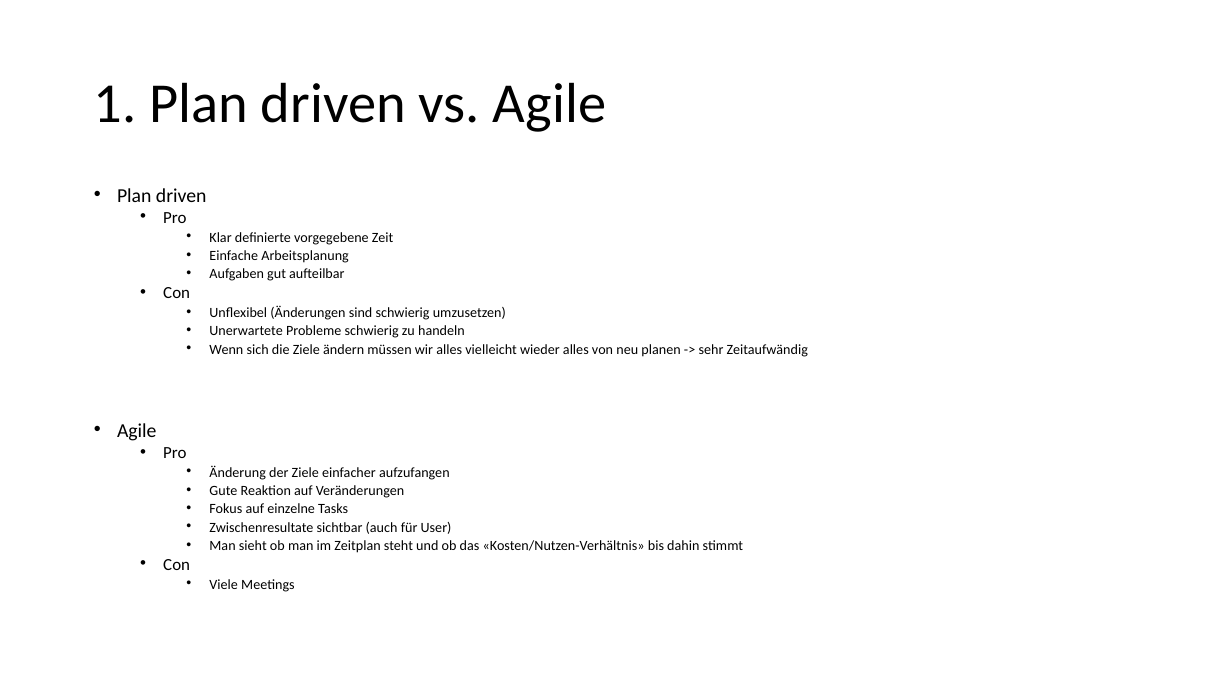
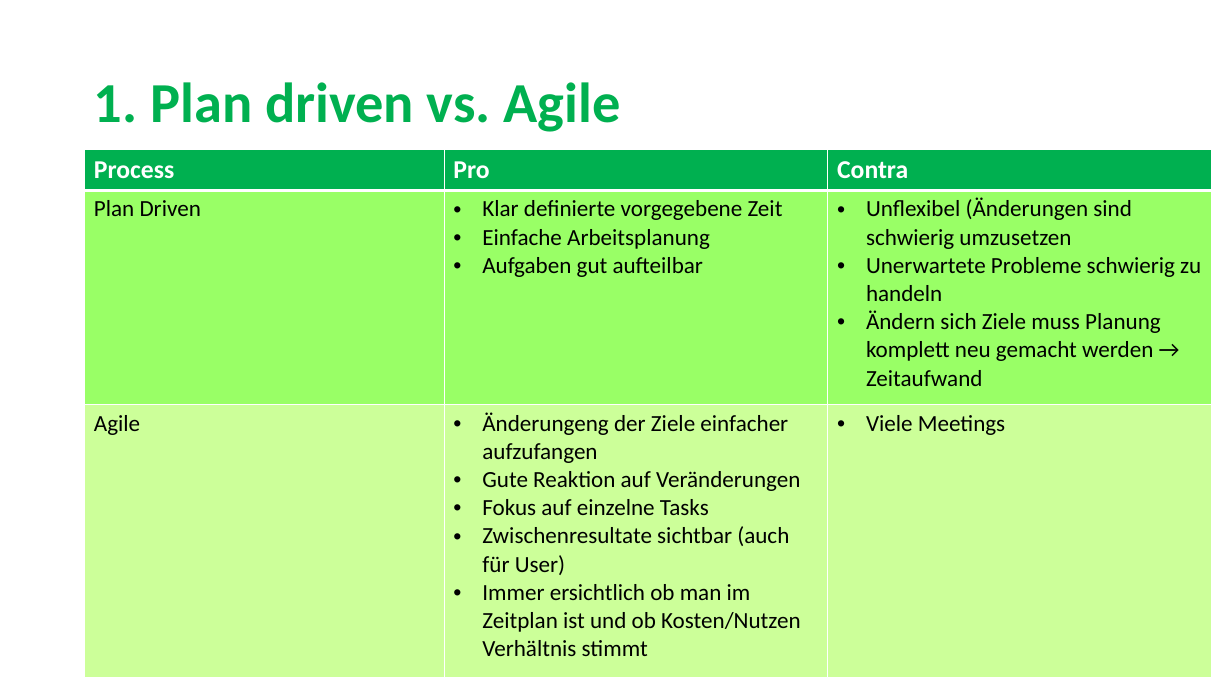
Before and after one commit to sarahmele/ch.bfh.btx8081.w2015.green, a slide deck: slide 3 of doc/task02/Task2.pptx (slide 2 before the commit). Drawn at 1232x693 pixels with LibreOffice and Linux fonts; fonts in the diff are those of the drawing. Boxes give left, top, right and bottom in pixels: in the first picture for what was removed or moved away, otherwise in the second. Text is boxed around its words. In the diff, an @@ line names an element or a change of style, - is before the commit and + after.

```diff
--- a/doc/task02/Task2.pptx
+++ b/doc/task02/Task2.pptx
@@ title "1. Plan driven vs. Agile" at (x1=94, y1=82, x2=621, y2=132): text colour #000000 to #00B050, bold on @@
@@ table added at (x1=85, y1=150, x2=1212, y2=677), 3 rows, 3 columns @@
+Process | Pro | Contra
+Plan Driven | Klar definierte vorgegebene Zeit / Einfache Arbeitsplanung / Aufgaben gut aufteilbar | Unflexibel (Änderungen sind schwierig umzusetzen / Unerwartete Probleme schwierig zu handeln / Ändern sich Ziele muss Planung komplett neu gemacht werden → Zeitaufwand
+Agile | Änderungeng der Ziele einfacher aufzufangen / Gute Reaktion auf Veränderungen / Fokus auf einzelne Tasks / Zwischenresultate sichtbar (auch für User) / Immer ersichtlich ob man im Zeitplan ist und ob Kosten/Nutzen Verhältnis stimmt | Viele Meetings
@@ text removed at (x1=117, y1=188, x2=808, y2=592) @@
-• Plan driven
-  • Pro
-    • Klar definierte vorgegebene Zeit
-    • Einfache Arbeitsplanung
-    • Aufgaben gut aufteilbar
-  • Con
-    • Unflexibel (Änderungen sind schwierig umzusetzen)
-    • Unerwartete Probleme schwierig zu handeln
-    • Wenn sich die Ziele ändern müssen wir alles vielleicht wieder alles von neu planen -> sehr Zeitaufwändig
-• Agile
-  • Pro
-    • Änderung der Ziele einfacher aufzufangen
-    • Gute Reaktion auf Veränderungen
-    • Fokus auf einzelne Tasks
-    • Zwischenresultate sichtbar (auch für User)
-    • Man sieht ob man im Zeitplan steht und ob das «Kosten/Nutzen-Verhältnis» bis dahin stimmt
-  • Con
-    • Viele Meetings
```
Also in this commit, not shown: 2 other slides changed, 1 slide added.
